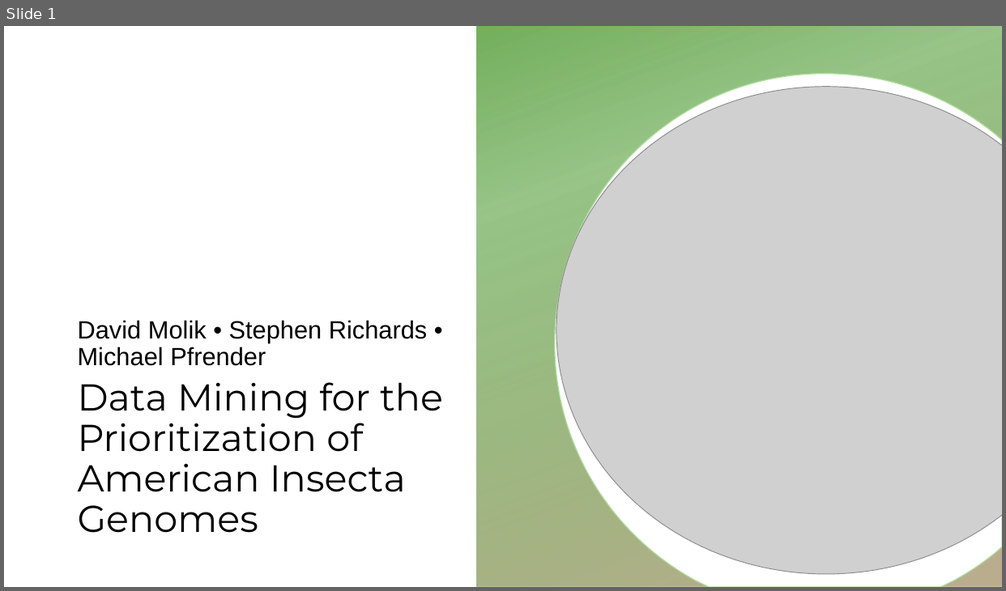
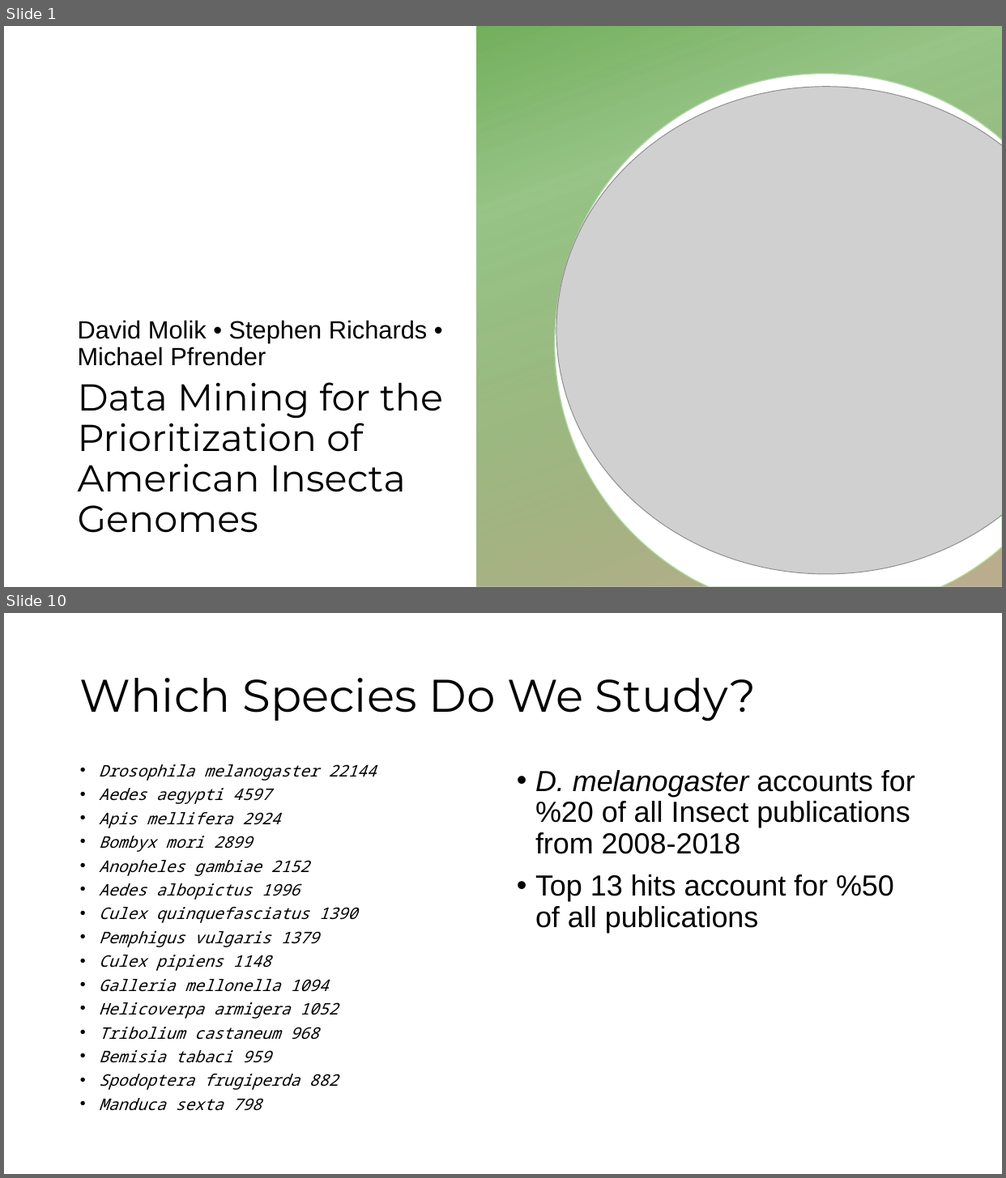
Before and after one commit to molikd/SearchPrioritize, a slide deck: Entomology_Outline.pptx. Shown one above the other, each under a label of ours: slide 1 before the commit, slides 1 and 10 after it; the slides between them are not shown. The pictures are 1006x591 and 1006x1178 pixels, drawn with LibreOffice and Linux fonts; fonts in the diff are those of the drawing; grey boxes stand for pictures; background and template pictures are left out. Boxes give left, top, right and bottom in pixels: in the first picture for what was removed or moved away, otherwise in the second. Text is boxed around its words. In the diff, an @@ line names an element or a change of style, - is before the commit and + after.

```diff
--- a/Entomology_Outline.pptx
+++ b/Entomology_Outline.pptx
@@ slide 10 added at bbox=[4, 613, 1002, 1174], background #FFFFFF @@
@@ title added at bbox=[80, 678, 756, 722], 44 pt, text #000000 @@
+Which Species Do We Study?
@@ text added at bbox=[99, 764, 377, 1111], 15.4 pt, text #000000, italic @@
+• Drosophila melanogaster 22144
+• Aedes aegypti 4597
+• Apis mellifera 2924
+• Bombyx mori 2899
+• Anopheles gambiae 2152
+• Aedes albopictus 1996
+• Culex quinquefasciatus 1390
+• Pemphigus vulgaris 1379
+• Culex pipiens 1148
+• Galleria mellonella 1094
+• Helicoverpa armigera 1052
+• Tribolium castaneum 968
+• Bemisia tabaci 959
+• Spodoptera frugiperda 882
+• Manduca sexta 798
@@ text added at bbox=[535, 770, 915, 933], 28 pt, text #000000 @@
+• D. melanogaster accounts for %20 of all Insect publications from 2008-2018
+• Top 13 hits account for %50 of all publications
```
Also in this commit, not shown: 4 slides changed, 14 other slides added, 15 other files.
